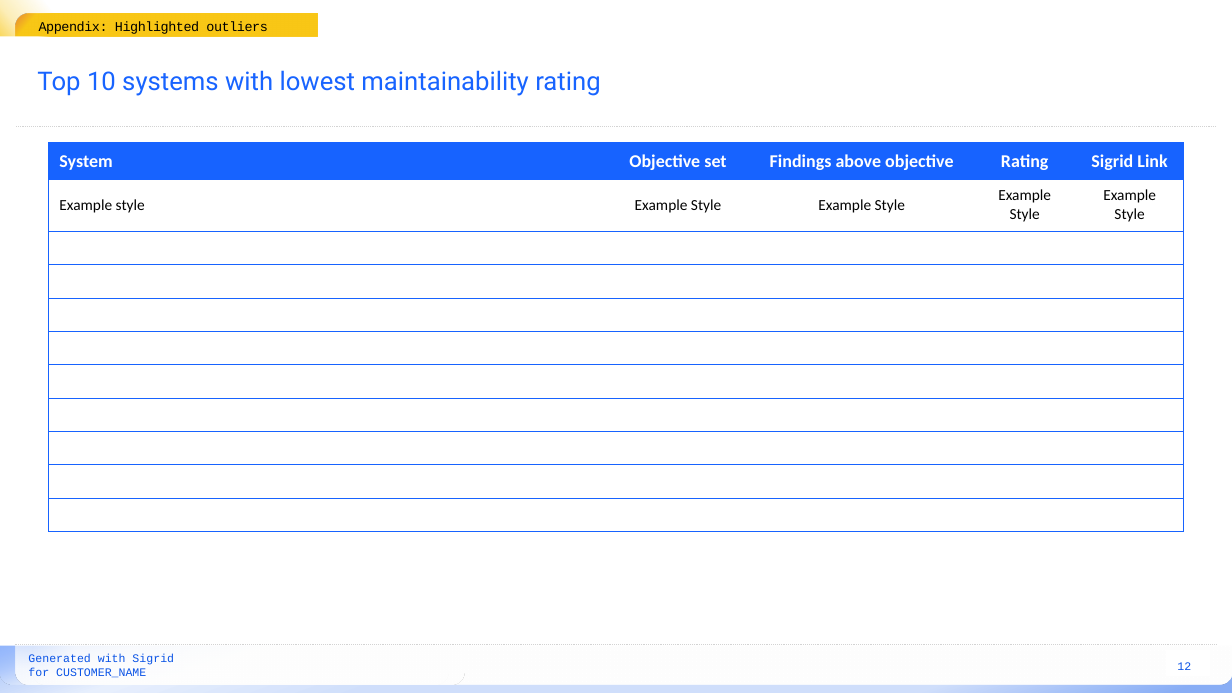
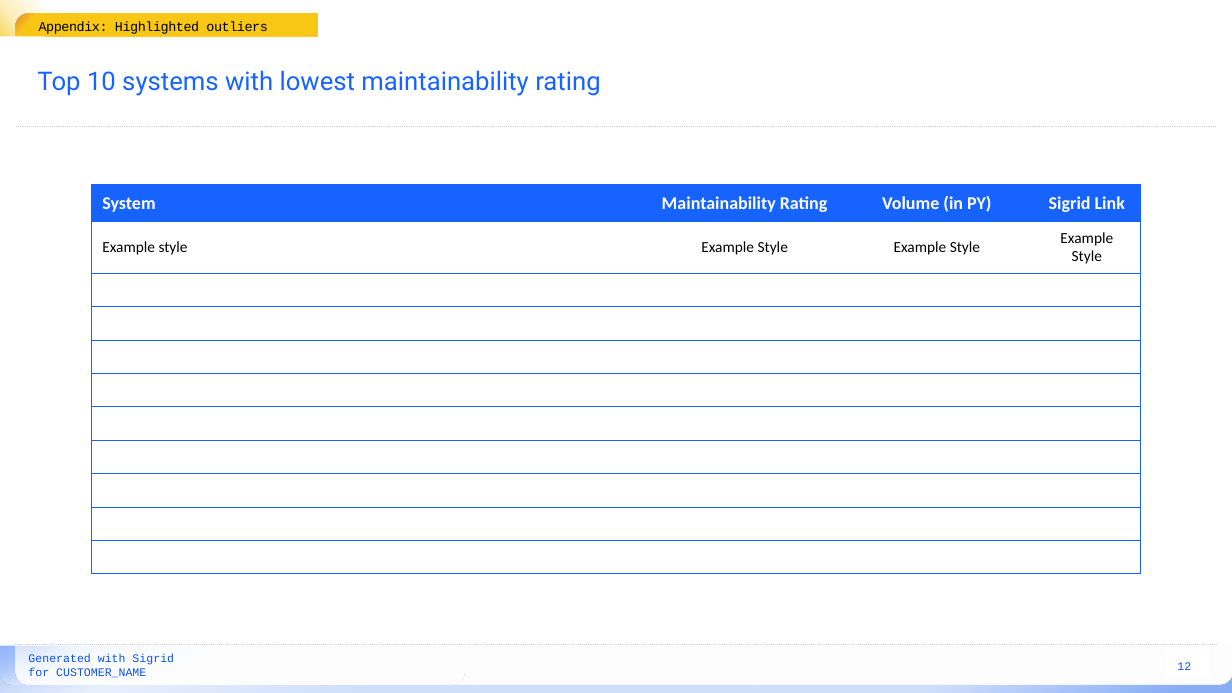
Before and after one commit to Software-Improvement-Group/sigrid-report-generator, a slide deck: slide 12 of src/report_generator/presets/templates/npr-5333-overview.pptx. Drawn at 1232x693 pixels with LibreOffice and Linux fonts; fonts in the diff are those of the drawing; background and template pictures are left out. Boxes give left, top, right and bottom in pixels: in the first picture for what was removed or moved away, otherwise in the second. Text is boxed around its words. In the diff, an @@ line names an element or a change of style, - is before the commit and + after.

Commit message:
Add maintainability bottom table

```diff
--- a/src/report_generator/presets/templates/npr-5333-overview.pptx
+++ b/src/report_generator/presets/templates/npr-5333-overview.pptx
@@ table at <box>91,185,1141,570</box> @@
-column 2: Objective set | Example Style |  |  |  |  |  |  |  |  | 
-column 3: Findings above objective | Example Style |  |  |  |  |  |  |  |  | 
-column 4: Rating | Example Style |  |  |  |  |  |  |  |  | 
+column 2: Maintainability Rating | Example Style |  |  |  |  |  |  |  |  | 
+column 3: Volume (in PY) | Example Style |  |  |  |  |  |  |  |  | 
@@ table: place and size @@
-table at <box>49,142,1184,528</box>
+table at <box>91,185,1141,570</box>
```
Also in this commit, not shown: 3 other slides changed, 5 other files.
